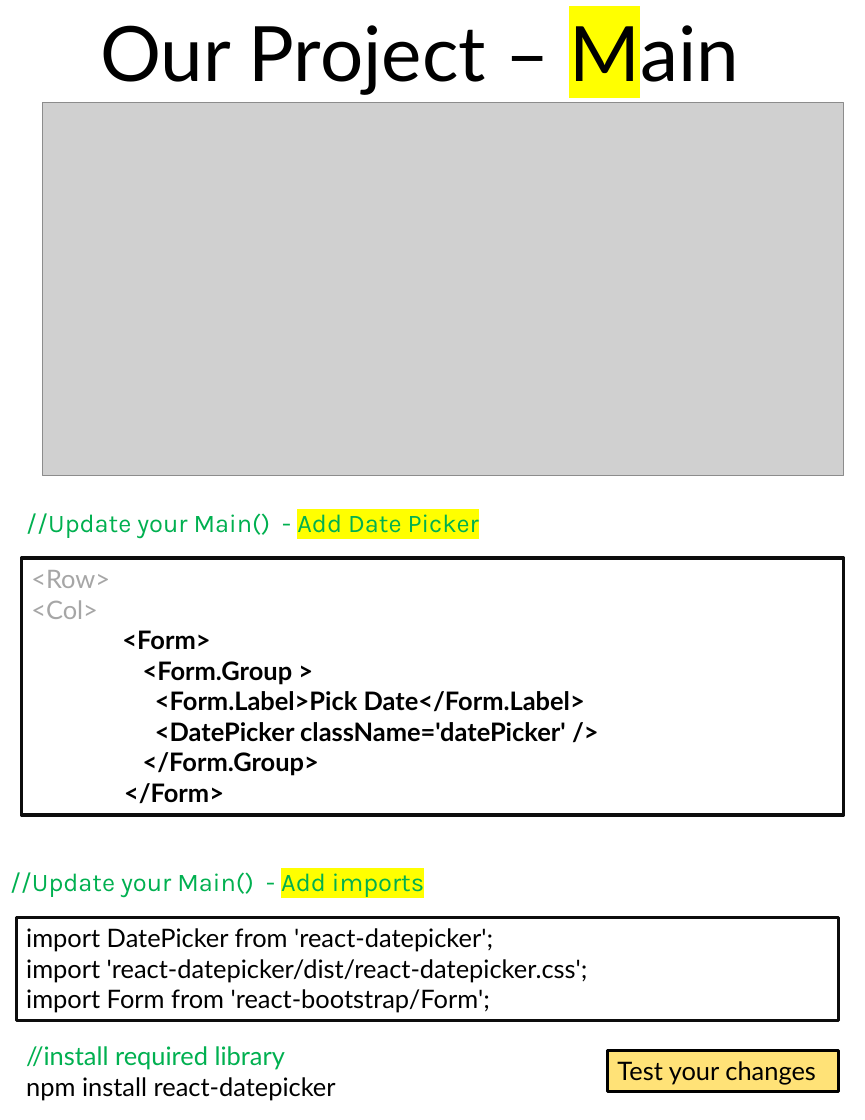
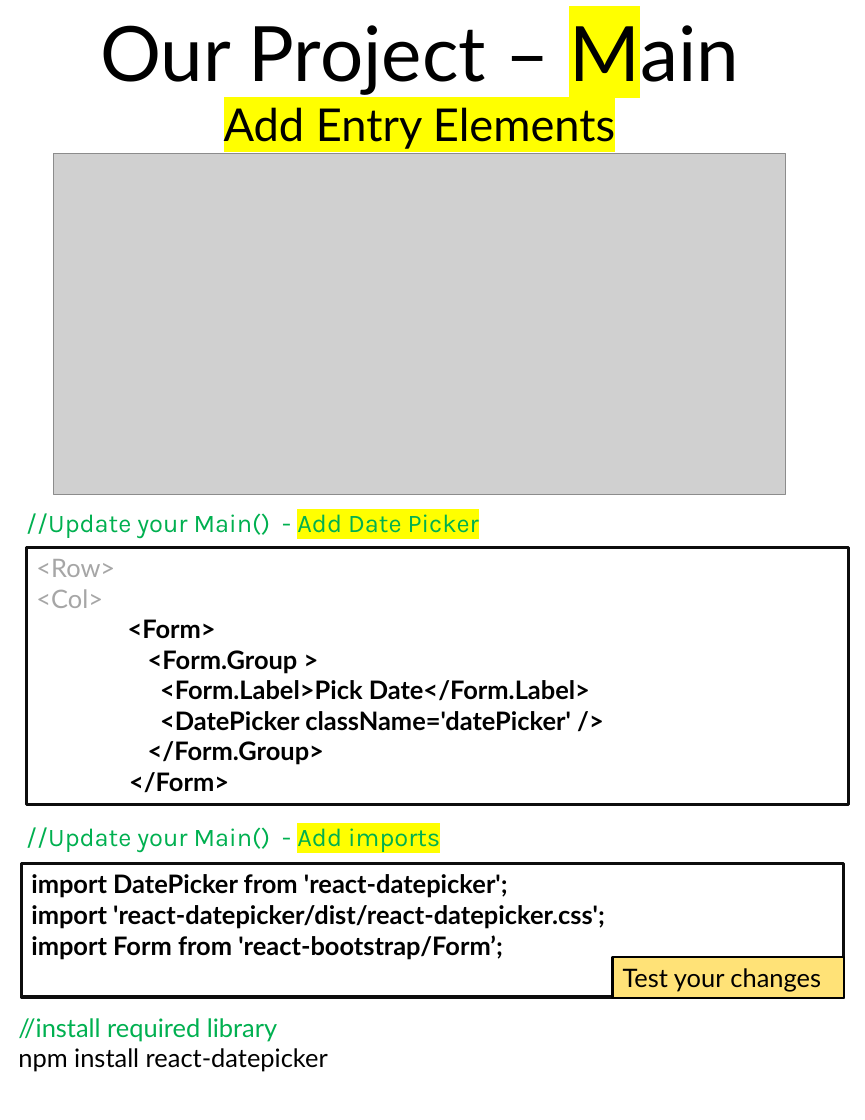
Before and after one commit to scorpion0511/mytracker, a slide deck: slide 32 of doc/React.pptx (slide 31 before the commit). Drawn at 865x1120 pixels with LibreOffice and Linux fonts; fonts in the diff are those of the drawing; grey boxes stand for pictures. Boxes give left, top, right and bottom in pixels: in the first picture for what was removed or moved away, otherwise in the second. Text is boxed around its words. In the diff, an @@ line names an element or a change of style, - is before the commit and + after.

```diff
--- a/doc/React.pptx
+++ b/doc/React.pptx
@@ text at [224,107,615,149]: paragraph added @@
+Add Entry Elements
@@ picture: place and size @@
-picture at [43,103,844,475]
+picture at [54,154,786,494]
@@ rectangle "<Row>": place and size @@
-rectangle "<Row>" at [21,558,844,814]
+rectangle "<Row>" at [26,546,849,803]
@@ text "//Update your Main() - Add ...": place and size @@
-text "//Update your Main() - Add ..." at [10,872,424,897]
+text "//Update your Main() - Add ..." at [26,827,440,852]
@@ rectangle "import DatePicker from 'react-datepicker';": place and size @@
-rectangle "import DatePicker from 'react-datepicker';" at [16,917,839,1020]
+rectangle "import DatePicker from 'react-datepicker';" at [21,863,844,996]
@@ text in rectangle at [31,874,605,929]: bold on in "import DatePicker from 'react-datepicker';", "import 'react-datepicker/dist/react-datepicker.css';" @@
@@ text in rectangle at [31,935,503,960]: text changed; bold on @@
-import Form from 'react-bootstrap/Form';
+import Form from 'react-bootstrap/Form’;
@@ rectangle "Test your changes": place and size @@
-rectangle "Test your changes" at [608,1050,839,1091]
+rectangle "Test your changes" at [613,957,844,997]
@@ text "//install required library": place and size @@
-text "//install required library" at [26,1046,336,1101]
+text "//install required library" at [18,1018,328,1072]
```
Also in this commit, not shown: 24 other slides changed, 4 slides added.
